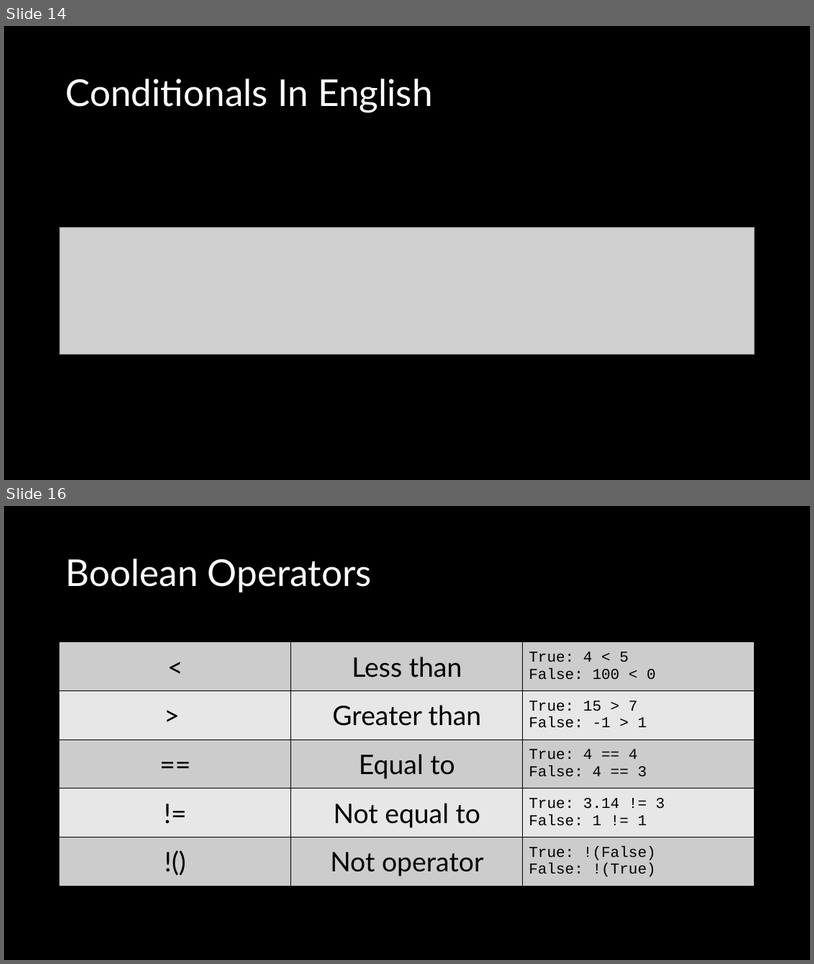
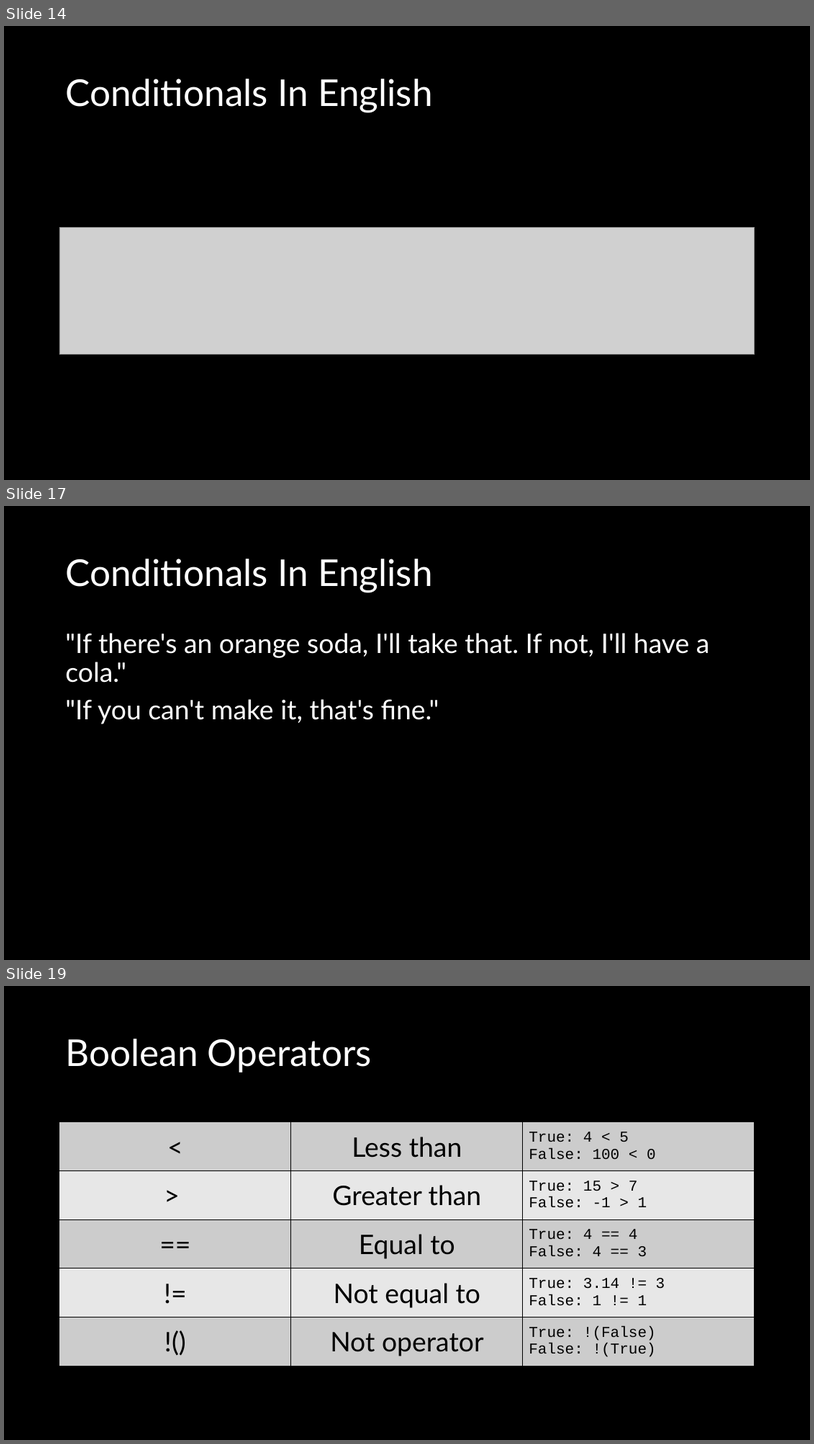
Before and after one commit to crhallberg/IMM120, a slide deck: Presentations/Sept 11 - Class 2.pptx. Shown one above the other, each under a label of ours: slides 14 and 16 before the commit, slides 14, 17 and 19 after it; the slides between them are not shown. The pictures are 814x964 and 814x1444 pixels, drawn with LibreOffice and Linux fonts; fonts in the diff are those of the drawing; grey boxes stand for pictures. Boxes give left, top, right and bottom in pixels: in the first picture for what was removed or moved away, otherwise in the second. Text is boxed around its words. In the diff, an @@ line names an element or a change of style, - is before the commit and + after.

```diff
--- a/Presentations/Sept 11 - Class 2.pptx
+++ b/Presentations/Sept 11 - Class 2.pptx
@@ slide 17 added at box(4, 506, 810, 960), background #000000 @@
@@ title added at box(65, 559, 433, 592), 44 pt, text #FFFFFF @@
+Conditionals In English
@@ text added at box(65, 633, 710, 724), 32 pt, text #FFFFFF @@
+"If there's an orange soda, I'll take that. If not, I'll have a cola."
+"If you can't make it, that's fine."
@@ what was slide 16 is now slide 19 @@
```
Also in this commit, not shown: 2 slides changed, 2 other slides added.
